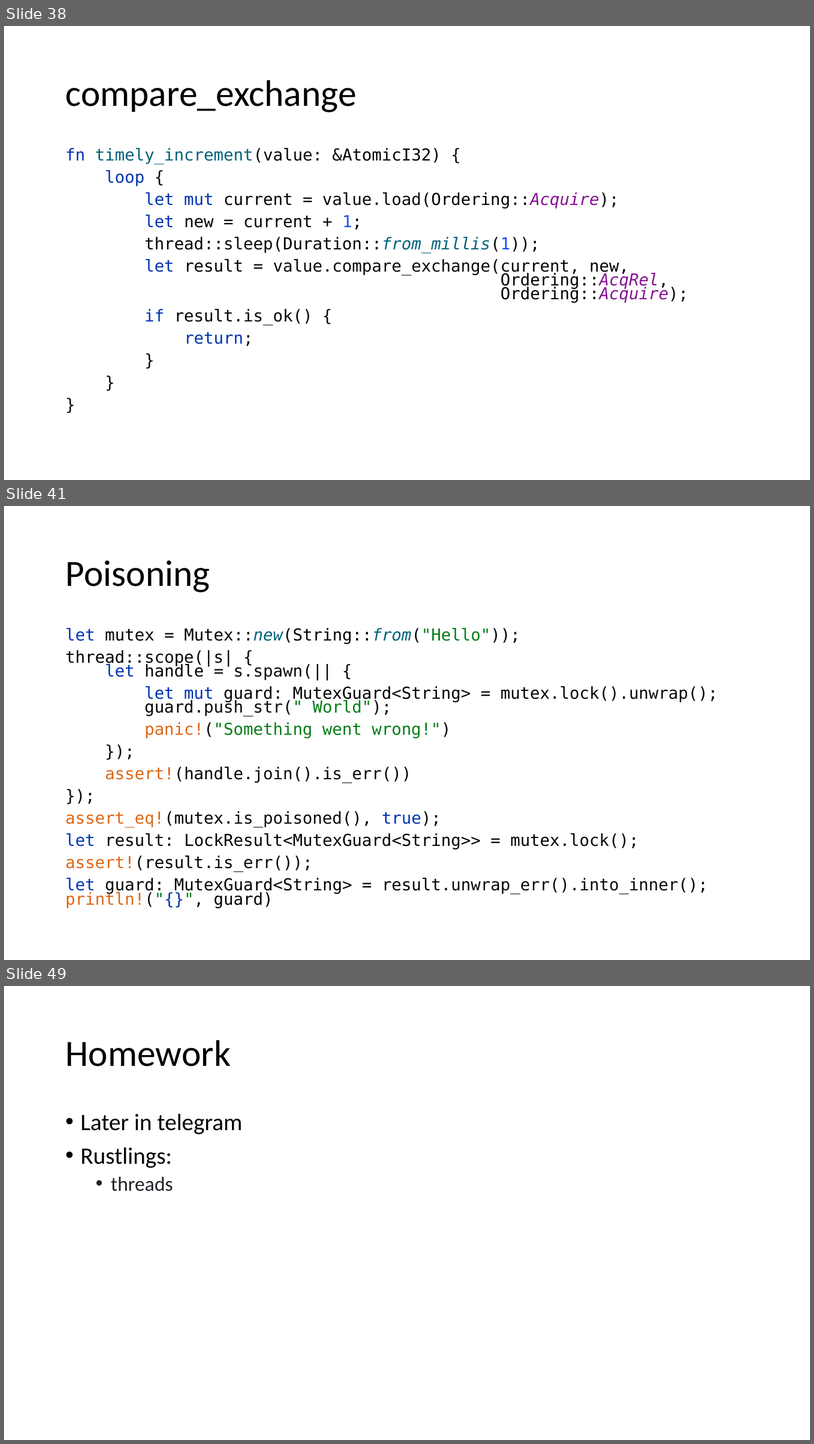
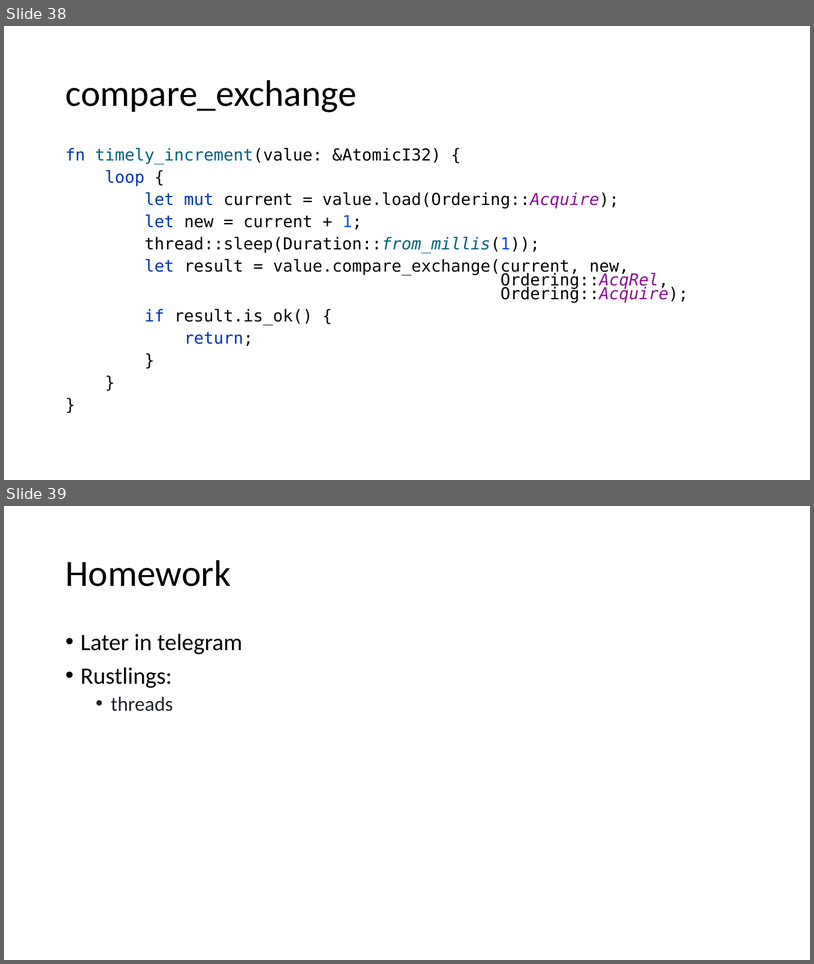
Before and after one commit to kugushev/course-rust-basics, a slide deck: src/11-Multithreading/11-Multithreading.pptx. Shown one above the other, each under a label of ours: slides 38, 41 and 49 before the commit, slides 38 and 39 after it; the slides between them are not shown. The pictures are 814x1444 and 814x964 pixels, drawn with LibreOffice and Linux fonts; fonts in the diff are those of the drawing. Boxes give left, top, right and bottom in pixels: in the first picture for what was removed or moved away, otherwise in the second. Text is boxed around its words. In the diff, an @@ line names an element or a change of style, - is before the commit and + after.

```diff
--- a/src/11-Multithreading/11-Multithreading.pptx
+++ b/src/11-Multithreading/11-Multithreading.pptx
@@ slide 41 removed at (x1=4, y1=506, x2=810, y2=960), background #FFFFFF @@
@@ title removed at (x1=65, y1=560, x2=210, y2=592) @@
-Poisoning
@@ text removed at (x1=65, y1=628, x2=719, y2=908) @@
-let mutex = Mutex::new(String::from("Hello"));
-thread::scope(|s| {
-let handle = s.spawn(|| {
-let mut guard: MutexGuard<String> = mutex.lock().unwrap();
-guard.push_str(" World");
-panic!("Something went wrong!")
-});
-assert!(handle.join().is_err())
-});
-assert_eq!(mutex.is_poisoned(), true);
-let result: LockResult<MutexGuard<String>> = mutex.lock();
-assert!(result.is_err());
-let guard: MutexGuard<String> = result.unwrap_err().into_inner();
-println!("{}", guard)
@@ what was slide 49 is now slide 39 @@
```
Also in this commit, not shown: 9 other slides removed, 1 other file.
